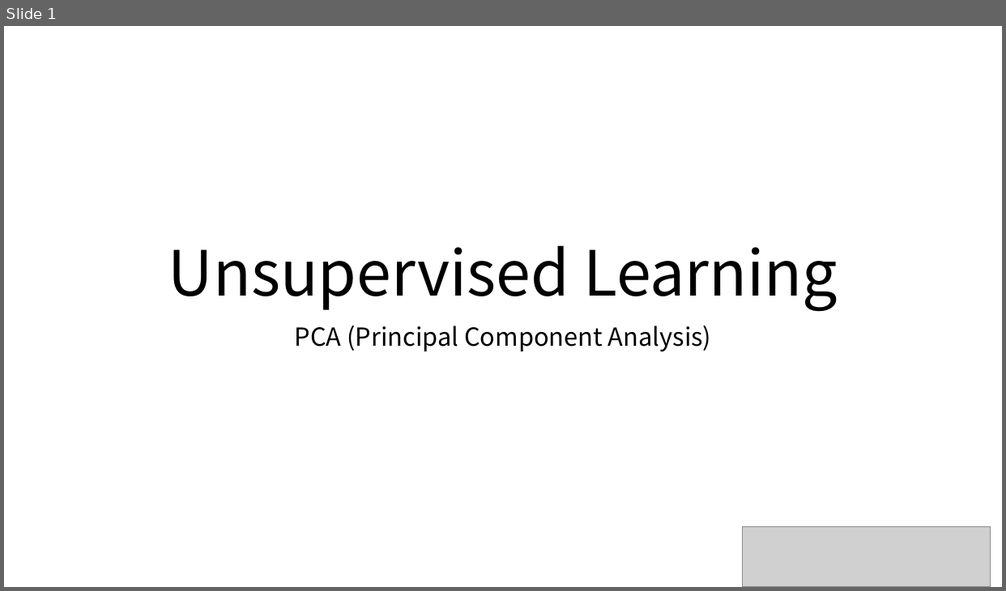
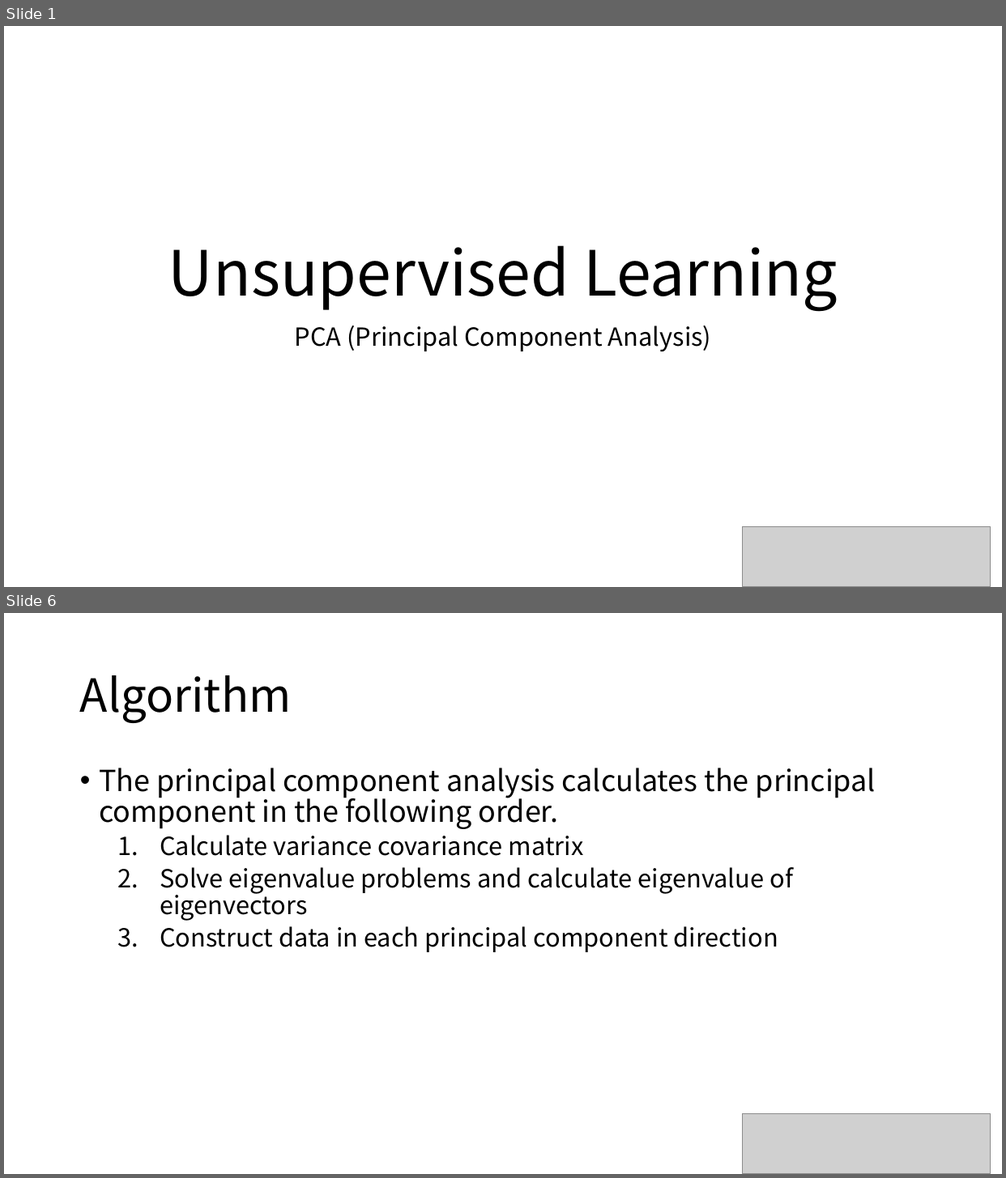
Before and after one commit to majorWallet/Machine_Learning_Algorithms_Library, a slide deck: 3-10_PCA.pptx. Shown one above the other, each under a label of ours: slide 1 before the commit, slides 1 and 6 after it; the slides between them are not shown. The pictures are 1006x591 and 1006x1178 pixels, drawn with LibreOffice and Linux fonts; fonts in the diff are those of the drawing; grey boxes stand for pictures. Boxes give left, top, right and bottom in pixels: in the first picture for what was removed or moved away, otherwise in the second. Text is boxed around its words. In the diff, an @@ line names an element or a change of style, - is before the commit and + after.

```diff
--- a/3-10_PCA.pptx
+++ b/3-10_PCA.pptx
@@ slide 6 added at <box>4,613,1002,1174</box>, background #FFFFFF @@
@@ title added at <box>80,675,292,723</box>, 44 pt, text #000000 @@
+Algorithm
@@ text added at <box>99,768,876,952</box>, 24 pt, text #000000 @@
+• The principal component analysis calculates the principal component in the following order.
+  1. Calculate variance covariance matrix
+  2. Solve eigenvalue problems and calculate eigenvalue of eigenvectors
+  3. Construct data in each principal component direction
@@ picture added at <box>742,1114,991,1174</box> @@
```
Also in this commit, not shown: 12 other slides added, 12 other files.
